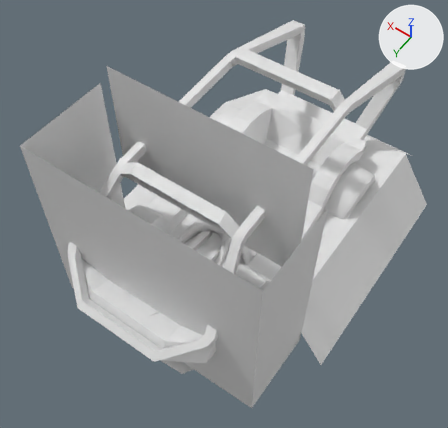
The OBJ model src/assets/chapter05/level.obj: old version first, new version second.
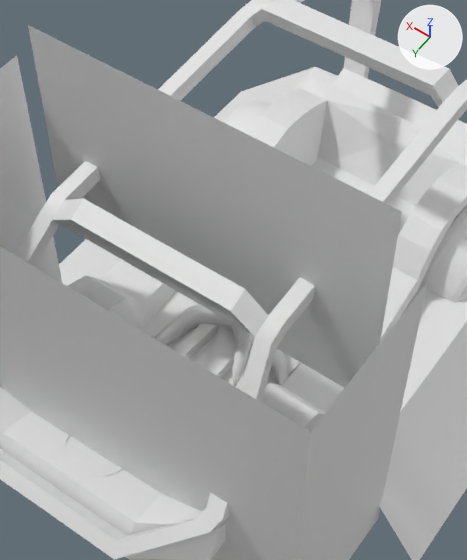
Each version is shown whole from a camera (50 mm lens) standing at (-43.3, 63.8, 99.0) and looking at (0.1, 3.1, 3.5), then close up on the part from 20% to 78% of the width and 12% to 85% of the height. The lights are fixed; the arrows at upper right show +X, +Y and +Z. Where no turn or scale is listed for an object, it has been applied to the vertices.

Objects in the first close-up: 'level'.
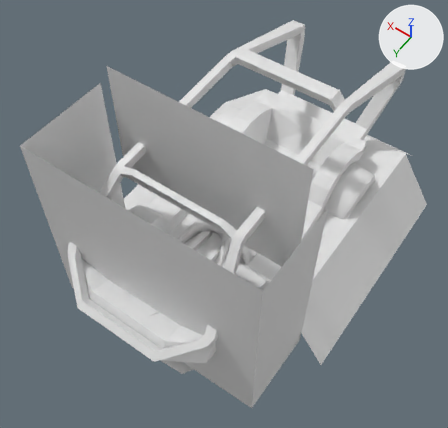
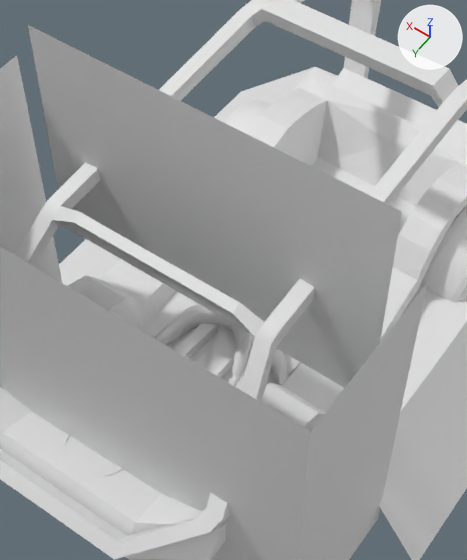
Where the change shows, as pixel boxes [x1, y1, x2, y2] in the close-ups (467 x 560 px; the box of a moved part takes in the faces that stretch with it):
part 1 of me_level, moved or reshaped
    both: [41, 10, 459, 350]
part 2 of me_level, shading changed
    both: [0, 0, 467, 560]

Patch to the scene script:
```diff
--- a/src/assets/chapter05/level.obj.py
+++ b/src/assets/chapter05/level.obj.py
@@ me_level @@
 me_level.from_pydata(...)  # 4107 vertices, 7571 faces; spans x -28.7..30.1, y -49.2..34.9, z -15.5..36.1
 # used by ob_level; location = (0.0, 0.0, 0.0)
+# me_level part 1: 34 of 4107 vertices moved; they spanned x -13.2..13.2, y 14.6..17.2, z 20.0..23.5 and now span x -13.2..13.2, y 15.5..16.9, z 19.7..22.3; mean shift (0.0, 0.6, -0.5); largest move (-9.0, 15.2, 23.5) -> (-9.0, 15.9, 22.3)
+# me_level part 2: edges marked sharp go from 3590 to 3598
```
